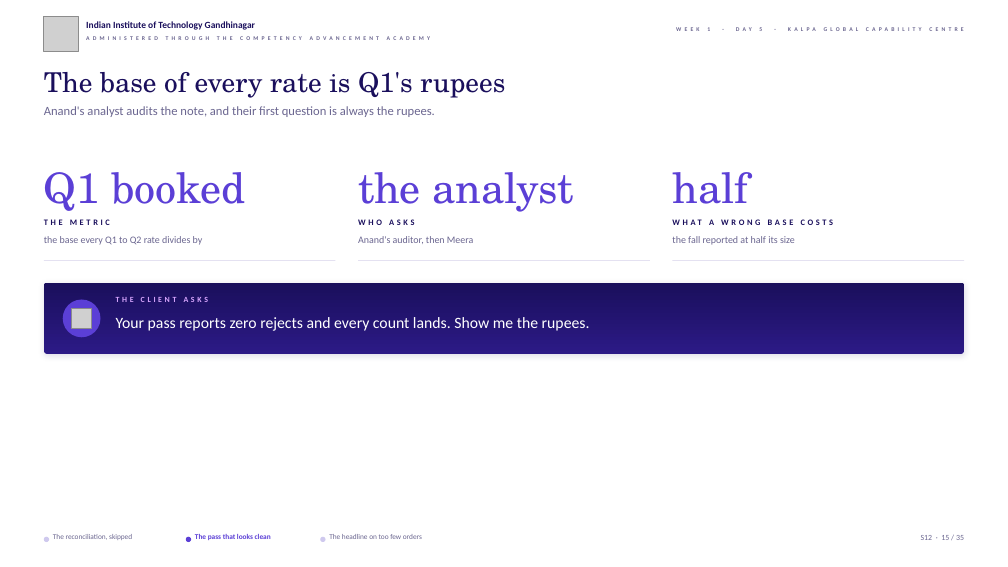
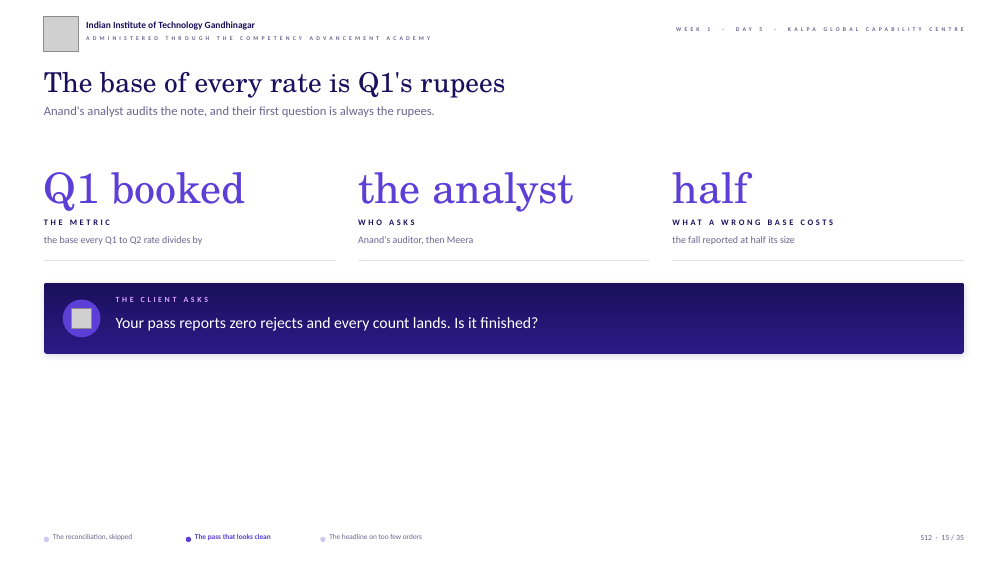
Before and after one commit to fde-academy-lab/c2-content-factory, a slide deck: slide 15 of content/W01/D5/slides/C2_W01_D05_debrief_STUDENT.pptx. Drawn at 1008x567 pixels with LibreOffice and Linux fonts; fonts in the diff are those of the drawing; grey boxes stand for pictures; background and template pictures are left out. Boxes give left, top, right and bottom in pixels: in the first picture for what was removed or moved away, otherwise in the second. Text is boxed around its words. In the diff, an @@ line names an element or a change of style, - is before the commit and + after.

```diff
--- a/content/W01/D5/slides/C2_W01_D05_debrief_STUDENT.pptx
+++ b/content/W01/D5/slides/C2_W01_D05_debrief_STUDENT.pptx
@@ text at bbox=[116, 317, 538, 331]: text changed @@
-Your pass reports zero rejects and every count lands. Show me the rupees.
+Your pass reports zero rejects and every count lands. Is it finished?
```
Also in this commit, not shown: 2 other slides changed, 14 other files.
